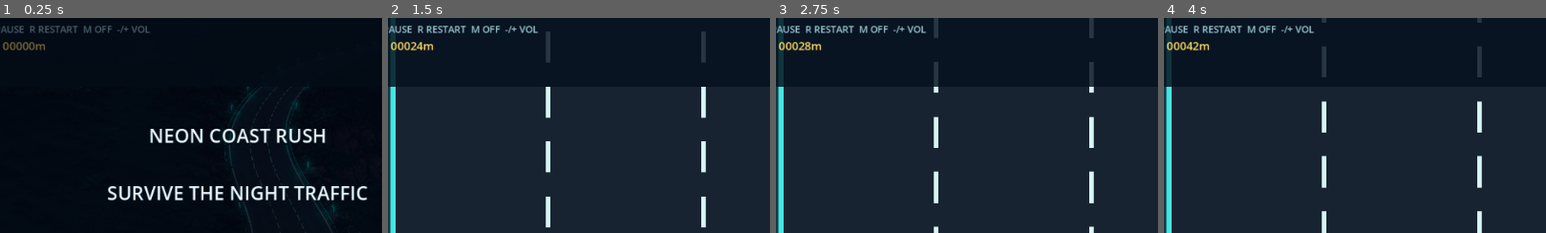
Above: before the commit, frames 1-4 (left to right).
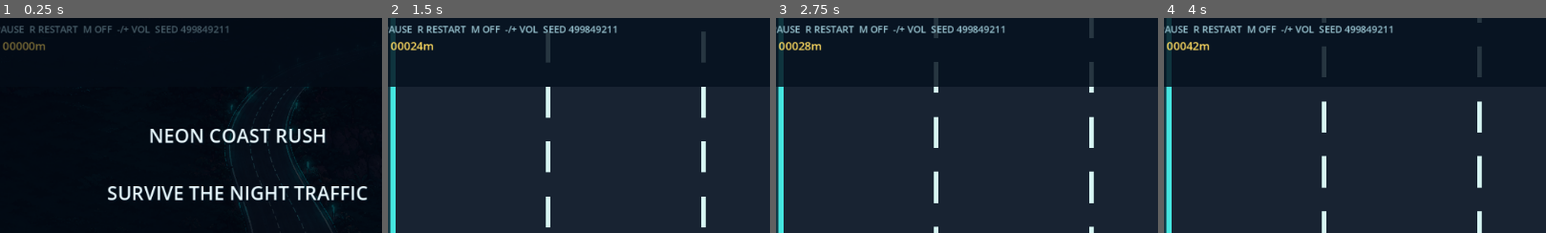
Above: after the commit, the same moments.

Repository: xiejiamincyq/car
Game: Godot game, scene res://scenes/main.tscn
Same seed, same stepped clock (60 frames per second), same inputs: the game is played once before the commit and once after it.
Inputs:
- Up to frame 1 (0.25 s): no input
- Up to frame 2 (1.5 s): tap Enter at 0.5 s; hold Right (steer_right) 0.53-1.28 s; tap Space (start_game) at 0.6, 1.35 s; hold Down (brake) from 1.28 s (still down)
- Up to frame 3 (2.75 s): release Down (brake) at 2.03 s; hold Right (steer_right) from 2.03 s (still down); tap Space (start_game) at 2.1 s
- Up to frame 4 (4 s): tap Space (start_game) at 2.75, 2.85, 3.6 s; release Right (steer_right) at 2.78 s; hold Up (accelerate) 2.78-3.53 s; hold Left (steer_left) from 3.53 s (still down)
The pictures show only the part of the screen within x 19-69%, y 9-59%; the shares and areas given below are measured in that part.

The runs differ from the first frame. In frame 1, 0.4% of the frame differs, in the area x 40-60%, y 3-8%; in frame 2, 0.5%; in frame 3, 0.5%; in frame 4, 0.5%.

Commit message:
feat: vary traffic with reproducible run seeds

Diff:
--- a/scripts/main.gd
+++ b/scripts/main.gd
@@ -10,6 +10,7 @@
 const VisualStyle = preload("res://scripts/visual_style.gd")
 const SoundEffects = preload("res://scripts/sound_effects.gd")
 const TrackGeometry = preload("res://scripts/track_geometry.gd")
+const RunSeedSequence = preload("res://scripts/run_seed_sequence.gd")
 
 const ROAD_MARK_REPEAT_DISTANCE := 92.0
 
@@ -30,6 +31,8 @@
 var fuel_pickups: Array[FuelPickup] = []
 var fuel_spawn_remaining := GameConfig.FUEL_PICKUP_INTERVAL
 var pickup_lane_cursor := 0
+var run_seed_sequence: RunSeedSequence
+var current_run_seed: int = 0
 
 var speed_label: Label
 var position_label: Label
@@ -43,8 +46,11 @@
 
 func _ready() -> void:
 	_ensure_input_actions()
+	var sequence_seed := hash("%s:%s" % [Time.get_unix_time_from_system(), Time.get_ticks_usec()])
+	run_seed_sequence = RunSeedSequence.new(sequence_seed)
+	current_run_seed = run_seed_sequence.next_seed()
 	drive = DriveController.new(GameConfig.START_SPEED, GameConfig.MAX_SPEED, GameConfig.ACCELERATION, GameConfig.BRAKING, GameConfig.STEERING_SPEED, GameConfig.ROAD_HALF_WIDTH, 30.0)
-	traffic = TrafficDirector.new(GameConfig.TRAFFIC_RANDOM_SEED, GameConfig.ROAD_LANE_COUNT, GameConfig.MIN_SPAWN_DISTANCE, GameConfig.MIN_TRAFFIC_GAP)
+	traffic = TrafficDirector.new(current_run_seed, GameConfig.ROAD_LANE_COUNT, GameConfig.MIN_SPAWN_DISTANCE, GameConfig.MIN_TRAFFIC_GAP)
 	collision = CollisionResponder.new(GameConfig.COLLISION_SPEED_PENALTY, GameConfig.COLLISION_INVULNERABILITY_SECONDS)
 	run = RunState.new(GameConfig.MAX_FUEL, GameConfig.FUEL_DRAIN_PER_SECOND, GameConfig.FUEL_GRACE_SECONDS)
 	collision_audio = AudioStreamPlayer.new()
@@ -265,10 +271,11 @@
 func _is_player_flashing() -> bool:
 	return collision.invulnerability_remaining > 0.0 and int(collision.invulnerability_remaining * 14.0) % 2 == 0
 
-func _reset_run() -> void:
+func _reset_run(run_seed_override: int = -1) -> void:
+	current_run_seed = run_seed_override if run_seed_override >= 0 else run_seed_sequence.next_seed()
 	drive.reset()
 	road_scroll = 0.0
-	traffic.reset()
+	traffic.reset(current_run_seed)
 	collision = CollisionResponder.new(GameConfig.COLLISION_SPEED_PENALTY, GameConfig.COLLISION_INVULNERABILITY_SECONDS)
 	screen_shake = Vector2.ZERO
 	collision_audio.stop()
@@ -293,7 +300,7 @@
 	score_label.text = "SCORE  %06d    DIST  %05dm" % [run.score, roundi(run.distance)]
 	fuel_label.text = "FUEL  %03d%%" % roundi(run.fuel)
 	run_status_label.text = "STAGE %d  |  %s" % [run.difficulty_stage + 1, _phase_text()]
-	debug_label.text = "W/S SPEED  A/D STEER  P PAUSE  R RESTART  M %s  -/+ VOL" % ("ON" if audio_muted else "OFF")
+	debug_label.text = "W/S SPEED  A/D STEER  P PAUSE  R RESTART  M %s  -/+ VOL  SEED %d" % [("ON" if audio_muted else "OFF"), current_run_seed]
 	for label in [speed_label, debug_label, score_label, fuel_label, run_status_label]:
 		label.scale = Vector2.ONE * scale
 	var is_playing := run.phase == RunState.Phase.RUNNING
--- /dev/null
+++ b/scripts/run_seed_sequence.gd
@@ -0,0 +1,10 @@
+class_name RunSeedSequence
+extends RefCounted
+
+var _random := RandomNumberGenerator.new()
+
+func _init(sequence_seed: int) -> void:
+	_random.seed = sequence_seed
+
+func next_seed() -> int:
+	return int(_random.randi())
--- a/scripts/traffic_director.gd
+++ b/scripts/traffic_director.gd
@@ -56,13 +56,15 @@
 		vehicle.configure(kind, lane, y, target_lane)
 	return vehicle
 
-func reset() -> void:
+func reset(run_seed: int = -1) -> void:
 	for vehicle in vehicles:
 		_pool.append(vehicle)
 	vehicles.clear()
 	_next_kind = 0
 	_schedule_cursor = 0
 	_spawn_cooldown = 0.7
+	if run_seed >= 0:
+		_initial_seed = run_seed
 	_random.seed = _initial_seed
 	_spawn_history.clear()
 	difficulty_stage = 0
--- /dev/null
+++ b/tests/test_run_seed.gd
@@ -0,0 +1,50 @@
+extends SceneTree
+
+const MainScene = preload("res://scenes/main.tscn")
+const RunSeedSequence = preload("res://scripts/run_seed_sequence.gd")
+const TrafficDirector = preload("res://scripts/traffic_director.gd")
+
+func _init() -> void:
+	call_deferred("_run")
+
+func _run() -> void:
+	var sequence_a := RunSeedSequence.new(12345)
+	var sequence_b := RunSeedSequence.new(12345)
+	var first_seed := sequence_a.next_seed()
+	var second_seed := sequence_a.next_seed()
+	assert(first_seed != second_seed, "Consecutive runs must receive different seeds")
+	assert(first_seed == sequence_b.next_seed() and second_seed == sequence_b.next_seed(), "A fixed sequence seed must reproduce run seeds")
+
+	var traffic := TrafficDirector.new(41)
+	for _second in range(30):
+		traffic.tick(1.0, 500.0, 1)
+	var first_traffic_sequence := traffic.spawn_sequence()
+	traffic.reset(41)
+	for _second in range(30):
+		traffic.tick(1.0, 500.0, 1)
+	assert(traffic.spawn_sequence() == first_traffic_sequence, "An explicit run seed must reproduce traffic")
+	traffic.reset(42)
+	for _second in range(30):
+		traffic.tick(1.0, 500.0, 1)
+	assert(traffic.spawn_sequence() != first_traffic_sequence, "Different run seeds must vary traffic")
+
+	var main = MainScene.instantiate()
+	root.add_child(main)
+	main.run_seed_sequence = RunSeedSequence.new(9001)
+	main._reset_run()
+	var first_main_seed: int = main.current_run_seed
+	main._reset_run()
+	assert(main.current_run_seed != first_main_seed, "Normal restarts must advance to a new run seed")
+	main._reset_run(first_main_seed)
+	assert(main.current_run_seed == first_main_seed, "A reported run seed must be accepted for reproduction")
+	await _teardown_audio_main(main)
+	quit()
+
+func _teardown_audio_main(main: Node) -> void:
+	main._stop_run_audio()
+	for player in [main.collision_audio, main.engine_audio, main.acceleration_audio, main.pickup_audio, main.warning_audio]:
+		player.stream = null
+	main.queue_free()
+	await process_frame
+	await process_frame
+	await process_frame
Not shown, changed: CHANGELOG.md
